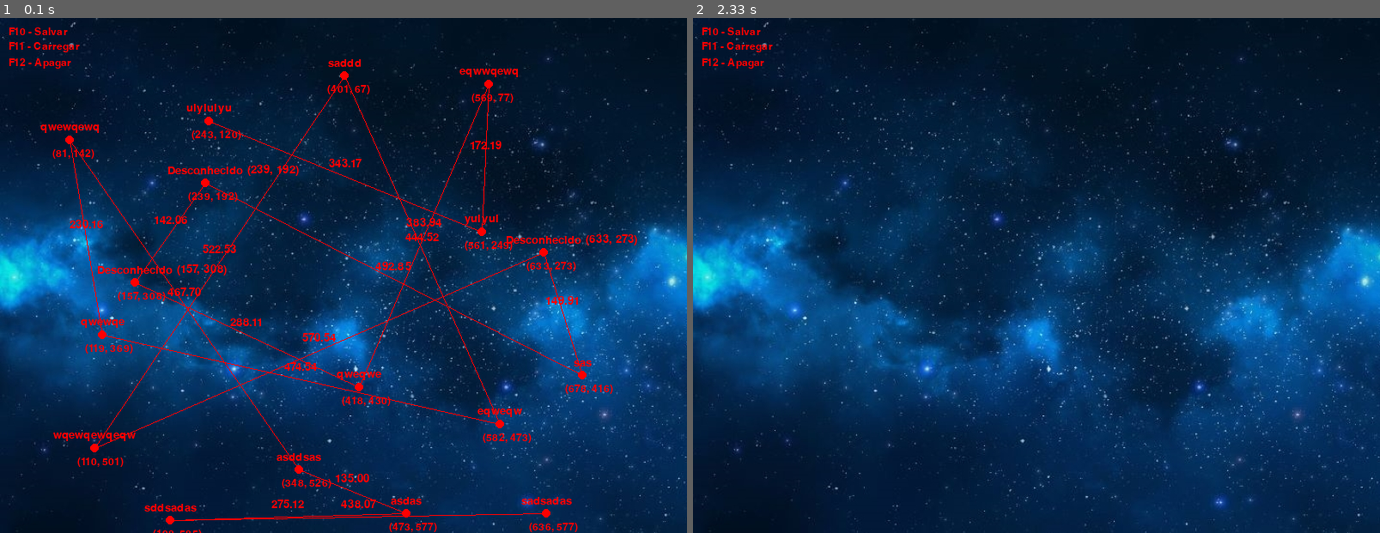
Above: before the commit, frames 1-2 (left to right).
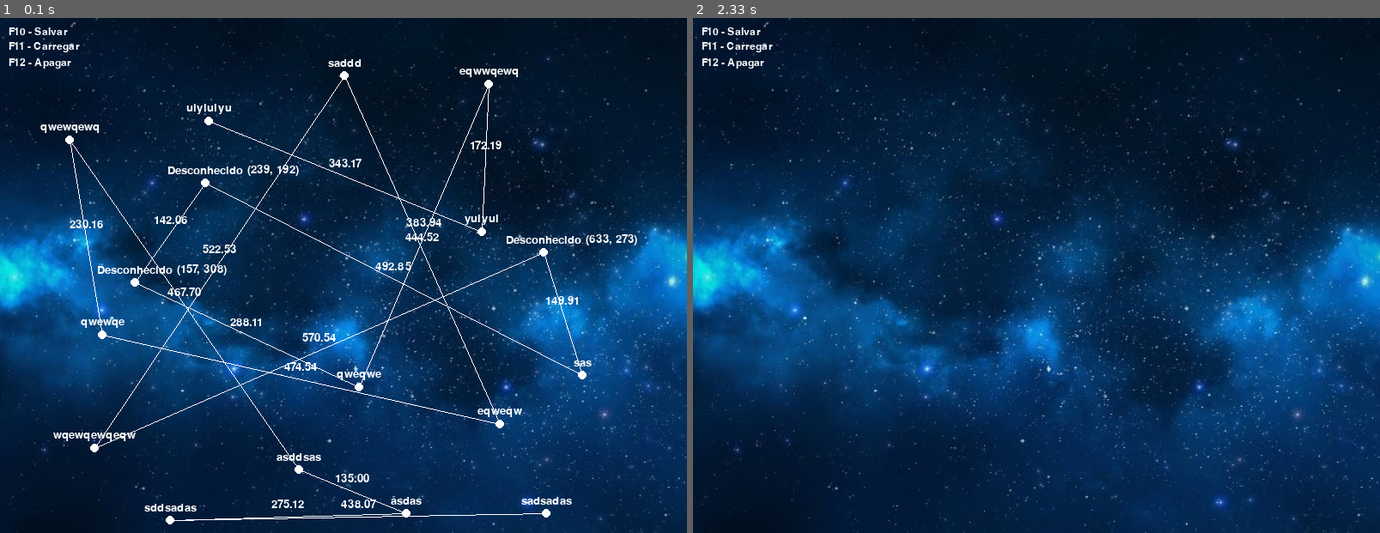
Above: after the commit, the same moments.

Repository: ViitorQuadros/Pygame
Game: pygame game, started from main.py
Two runs of this game, one before a commit and one after it. Both use one fixed random seed, a clock stepped at 60 frames per second and the inputs below.
Inputs:
- Up to frame 1 (0.1 s): no input
- Up to frame 2 (2.33 s): tap Enter at 0.33 s; tap F12 at 0.67, 2 s; hold F11 1.5-1.97 s

The runs differ from the first frame. In frame 1, 4.5% of the frame differs, in the area x 1-93%, y 1-100%; in frame 2, 0.2%.

Commit message:
Alterado o programa para as cores Brancas, arrumado o bug na tecla ESC (o jogo não estava fechando), adicionado musica de fundo

Diff:
--- a/main.py
+++ b/main.py
@@ -11,7 +11,6 @@
 
 # Cores
 WHITE = (255, 255, 255)
-RED = (255, 0, 0)
 
 # Inicialização do Pygame
 pygame.init()
@@ -23,6 +22,11 @@
 
 # Carregar imagem de fundo
 background_image = pygame.image.load("bg.jpg")
+
+# Carregar música de fundo
+pygame.mixer.music.load("Space_Machine_Power.mp3")
+pygame.mixer.music.set_volume(0.5)  # Definir volume da música de fundo
+pygame.mixer.music.play(-1)  # Reproduzir a música de fundo em um loop infinito
 
 # Lista para armazenar as estrelas marcadas
 stars = []
@@ -65,45 +69,45 @@
 def draw_stars():
     for i in range(len(stars)):
         pos, name = stars[i]
-        pygame.draw.circle(screen, RED, pos, 5)
+        pygame.draw.circle(screen, WHITE, pos, 5)
         font = pygame.font.SysFont(None, 20)
 
         if name == "Desconhecido":
-            text = font.render(name, True, RED)
+            text = font.render(name, True, WHITE)
             text_rect = text.get_rect(center=(pos[0], pos[1] - 15))
             screen.blit(text, text_rect)
 
             # Exibir coordenadas ao lado do texto "Desconhecido"
-            coord_text = font.render(f"({pos[0]}, {pos[1]})", True, RED)
+            coord_text = font.render(f"({pos[0]}, {pos[1]})", True, WHITE)
             coord_text_rect = coord_text.get_rect(left=text_rect.right + 5, centery=text_rect.centery)
             screen.blit(coord_text, coord_text_rect)
 
         else:
-            text = font.render(name, True, RED)
+            text = font.render(name, True, WHITE)
             text_rect = text.get_rect(center=(pos[0], pos[1] - 15))
             screen.blit(text, text_rect)
 
         if i > 0:
             prev_pos, _ = stars[i-1]
-            pygame.draw.line(screen, RED, prev_pos, pos, 1)
+            pygame.draw.line(screen, WHITE, prev_pos, pos, 1)
 
             # Exibir distância entre as marcações
             distance = calculate_distance(stars[i-1], stars[i])
-            distance_text = font.render(f"{distance:.2f}", True, RED)
+            distance_text = font.render(f"{distance:.2f}", True, WHITE)
             distance_text_rect = distance_text.get_rect(center=((prev_pos[0] + pos[0]) // 2, (prev_pos[1] + pos[1]) // 2 - 15))
             screen.blit(distance_text, distance_text_rect)
 
     # Exibir informações dos botões F10, F11 e F12
     font = pygame.font.SysFont(None, 18)
-    f10_text = font.render("F10 - Salvar", True, RED)
+    f10_text = font.render("F10 - Salvar", True, WHITE)
     f10_rect = f10_text.get_rect(top=10, left=10)
     screen.blit(f10_text, f10_rect)
 
-    f11_text = font.render("F11 - Carregar", True, RED)
+    f11_text = font.render("F11 - Carregar", True, WHITE)
     f11_rect = f11_text.get_rect(top=f10_rect.bottom + 5, left=10)
     screen.blit(f11_text, f11_rect)
 
-    f12_text = font.render("F12 - Apagar", True, RED)
+    f12_text = font.render("F12 - Apagar", True, WHITE)
     f12_rect = f12_text.get_rect(top=f11_rect.bottom + 5, left=10)
     screen.blit(f12_text, f12_rect)
 
@@ -123,6 +127,7 @@
         if event.type == QUIT:
             # Salvar as marcações antes de fechar
             save_stars()
+            pygame.mixer.music.stop()  # Parar a reprodução da música de fundo
             running = False
         elif event.type == MOUSEBUTTONDOWN and event.button == 1:
             # Capturar a posição do clique do mouse
@@ -139,17 +144,18 @@
             elif event.key == K_F12:
                 delete_stars()
             elif event.key == K_ESCAPE:
-                # Salvar as marcações ao pressionar a tecla ESC
+                # Salvar as marcações e gerar evento de encerramento
                 save_stars()
+                pygame.event.post(pygame.event.Event(QUIT))
 
     draw_stars()
 
     # Exibir coordenadas cartesianas
     font = pygame.font.SysFont(None, 18)
-    for pos, _ in stars:
-        coord_text = font.render(f"({pos[0]}, {pos[1]})", True, RED)
-        coord_text_rect = coord_text.get_rect(top=pos[1] + 10, left=pos[0] - 20)
-        screen.blit(coord_text, coord_text_rect)
+    #for pos, _ in stars:
+        #coord_text = font.render(f"({pos[0]}, {pos[1]})", True, WHITE)
+        #coord_text_rect = coord_text.get_rect(top=pos[1] + 10, left=pos[0] - 20)
+        #screen.blit(coord_text, coord_text_rect)
 
     # Atualização da tela
     pygame.display.flip()
